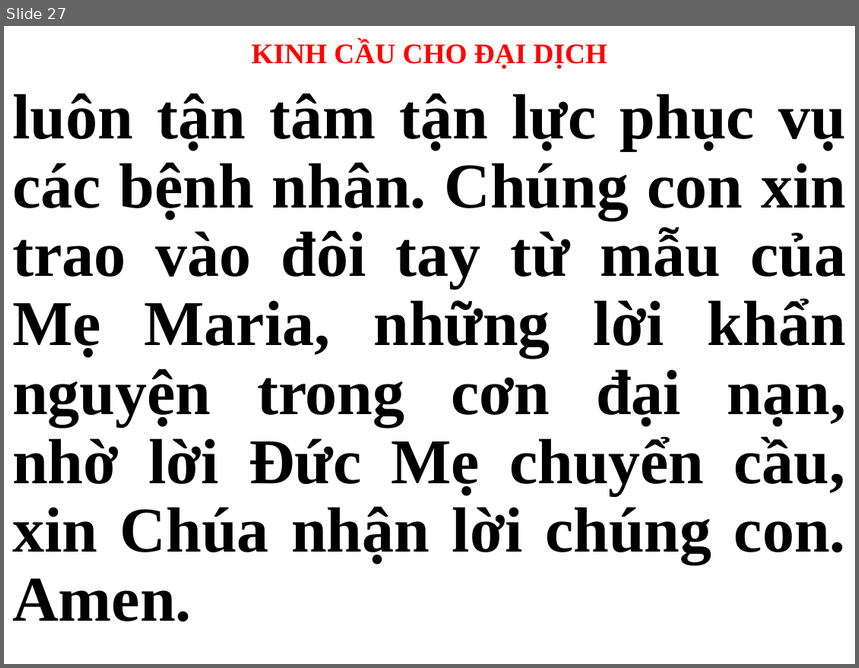
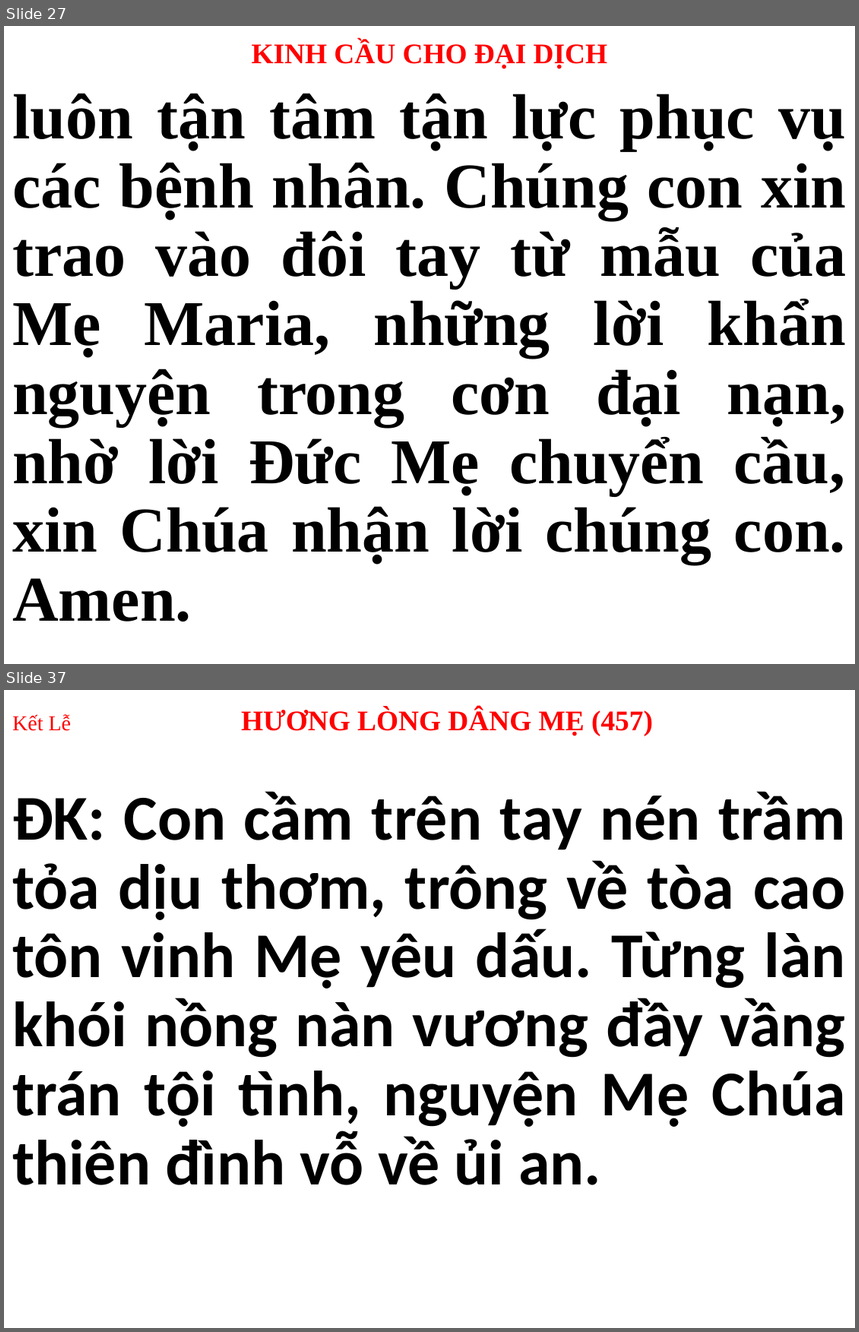
Before and after one commit to webfullstack99/usb-songs, a slide deck: CN.pptx. Shown one above the other, each under a label of ours: slide 27 before the commit, slides 27 and 37 after it; the slides between them are not shown. The pictures are 859x668 and 859x1332 pixels, drawn with LibreOffice and Linux fonts; fonts in the diff are those of the drawing. Boxes give left, top, right and bottom in pixels: in the first picture for what was removed or moved away, otherwise in the second. Text is boxed around its words. In the diff, an @@ line names an element or a change of style, - is before the commit and + after.

```diff
--- a/CN.pptx
+++ b/CN.pptx
@@ slide 37 added at [4, 690, 855, 1328], background #FFFFFF @@
@@ title added at [12, 708, 653, 736], 24 pt, text #FF0000, bold @@
+Kết Lễ HƯƠNG LÒNG DÂNG MẸ (457)
@@ subtitle added at [12, 791, 846, 1186], 54 pt, text #000000, bold @@
+ĐK: Con cầm trên tay nén trầm tỏa dịu thơm, trông về tòa cao tôn vinh Mẹ yêu dấu. Từng làn khói nồng nàn vương đầy vầng trán tội tình, nguyện Mẹ Chúa thiên đình vỗ về ủi an.
```
Also in this commit, not shown: 27 other slides changed, 35 other slides added, 36 slides removed.
